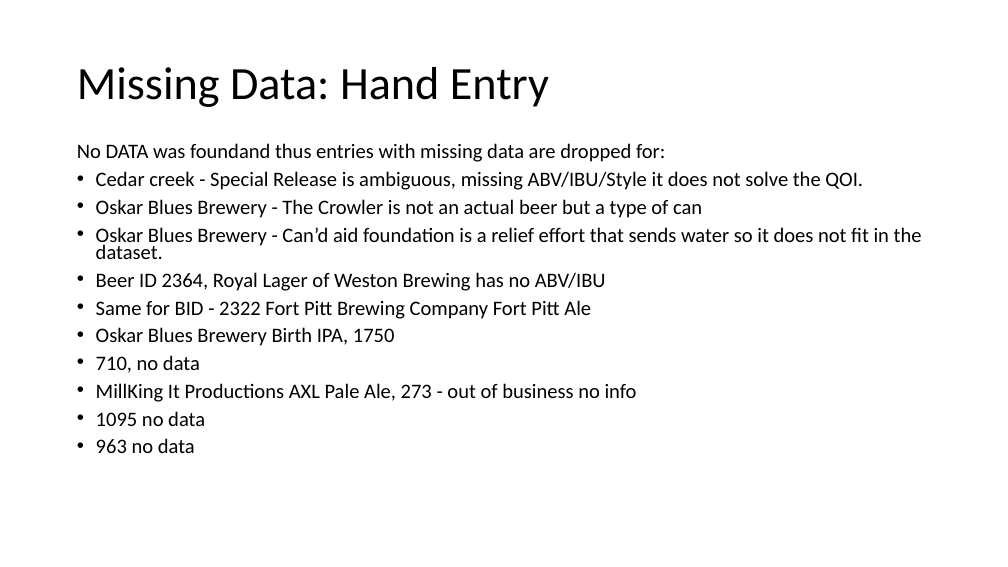
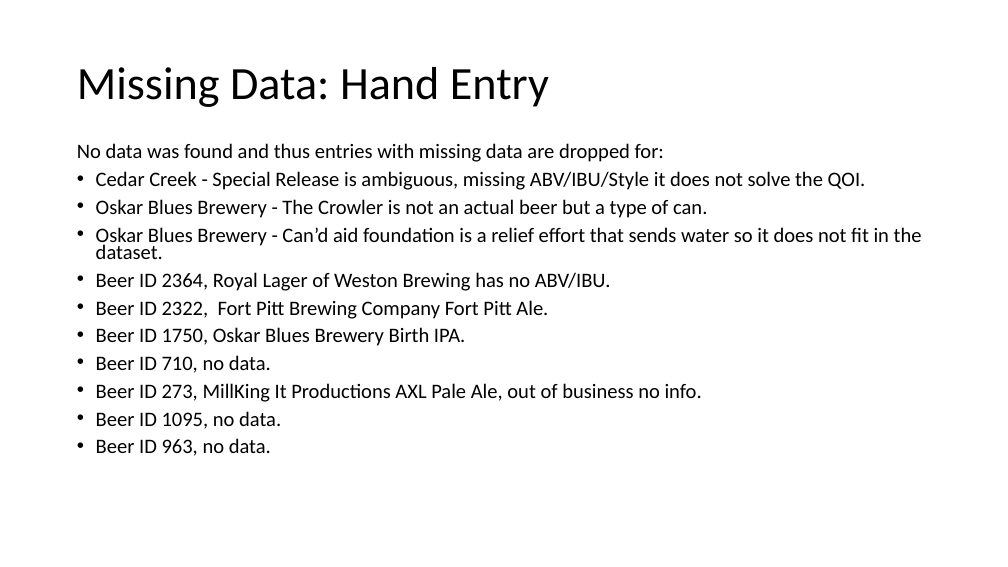
Before and after one commit to RiccoFerraro/dds_case_study_1, a slide deck: slide 9 of Beers_and_Breweries.pptx. Drawn at 1008x567 pixels with LibreOffice and Linux fonts; fonts in the diff are those of the drawing. Boxes give left, top, right and bottom in pixels: in the first picture for what was removed or moved away, otherwise in the second. Text is boxed around its words. In the diff, an @@ line names an element or a change of style, - is before the commit and + after.

Commit message:
new ppt and rmd

```diff
--- a/Beers_and_Breweries.pptx
+++ b/Beers_and_Breweries.pptx
@@ text at bbox=[77, 143, 866, 218]: text changed @@
-No DATA was foundand thus entries with missing data are dropped for:
-• Cedar creek - Special Release is ambiguous, missing ABV/IBU/Style it does not solve the QOI.
-• Oskar Blues Brewery - The Crowler is not an actual beer but a type of can
+No data was found and thus entries with missing data are dropped for:
+• Cedar Creek - Special Release is ambiguous, missing ABV/IBU/Style it does not solve the QOI.
+• Oskar Blues Brewery - The Crowler is not an actual beer but a type of can.
@@ text at bbox=[96, 272, 702, 456]: text changed @@
-• Beer ID 2364, Royal Lager of Weston Brewing has no ABV/IBU
-• Same for BID - 2322 Fort Pitt Brewing Company Fort Pitt Ale
-• Oskar Blues Brewery Birth IPA, 1750
-• 710, no data
-• MillKing It Productions AXL Pale Ale, 273 - out of business no info
-• 1095 no data
-• 963 no data
+• Beer ID 2364, Royal Lager of Weston Brewing has no ABV/IBU.
+• Beer ID 2322, Fort Pitt Brewing Company Fort Pitt Ale.
+• Beer ID 1750, Oskar Blues Brewery Birth IPA.
+• Beer ID 710, no data.
+• Beer ID 273, MillKing It Productions AXL Pale Ale, out of business no info.
+• Beer ID 1095, no data.
+• Beer ID 963, no data.
```
Also in this commit, not shown: 11 other slides changed, 1 slide added, 1 other file.
